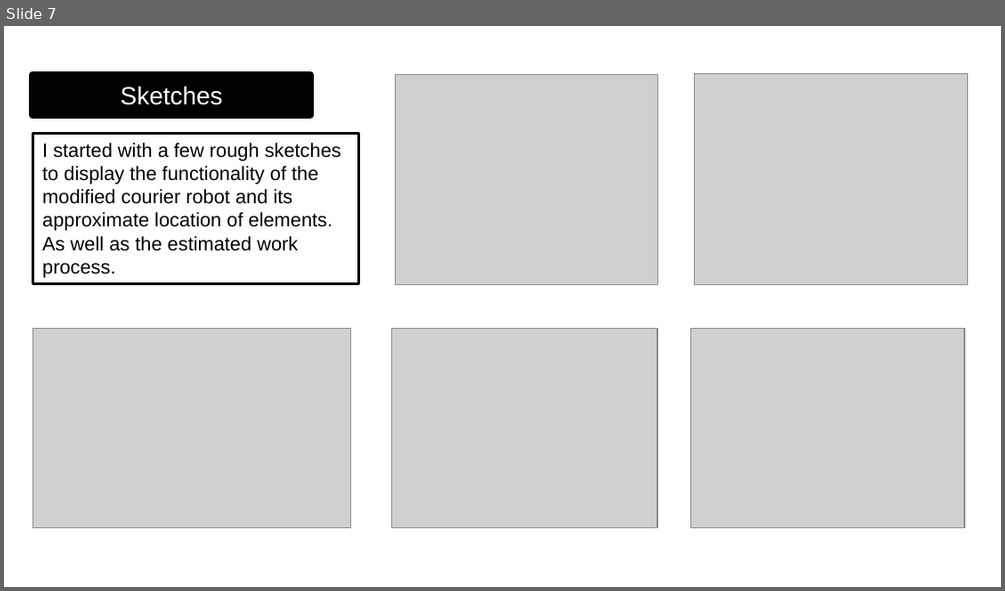
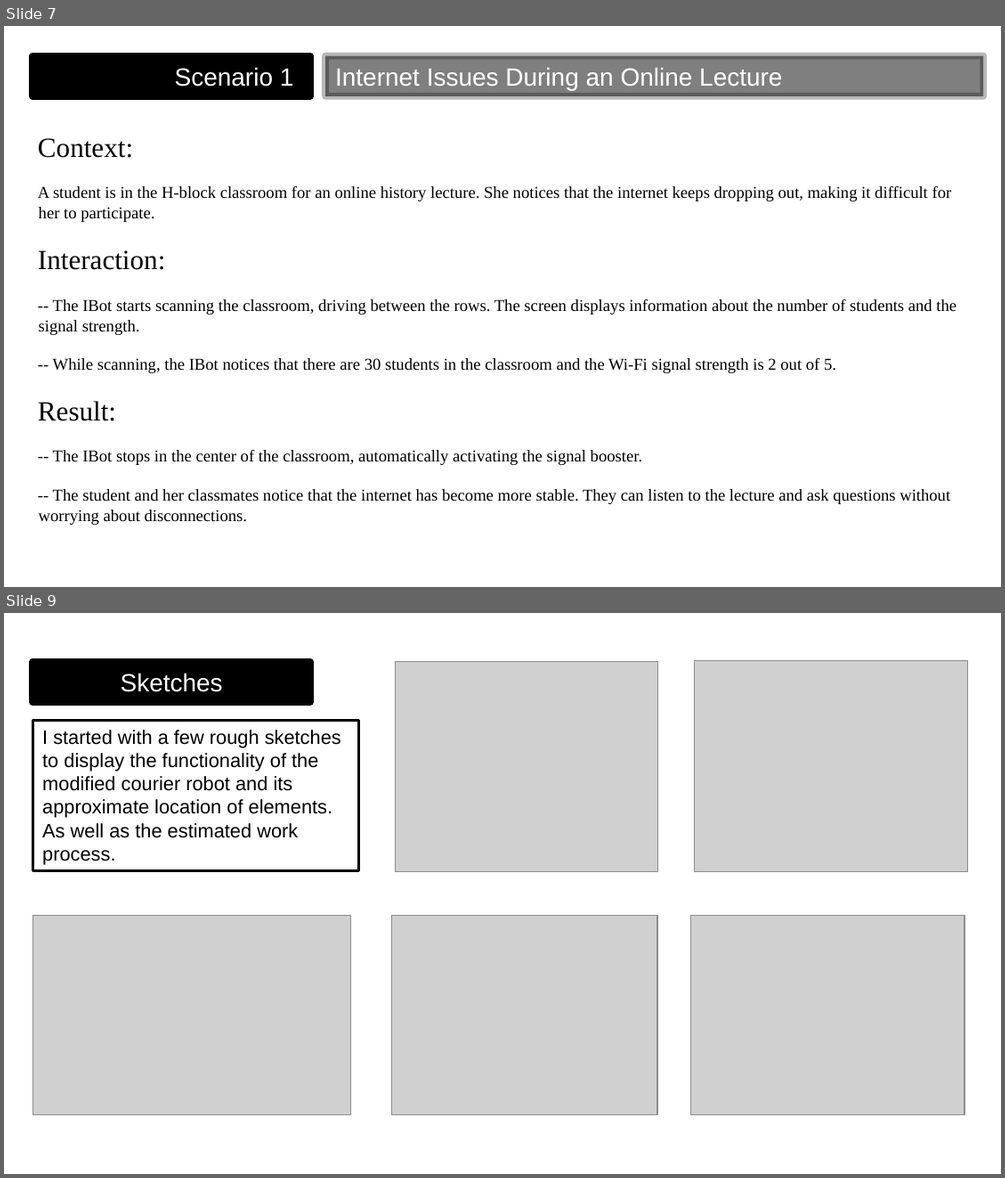
Before and after one commit to AdykGC/AdykGC.github.io, a slide deck: images/aboutme/PRJ-1.pptx. Shown one above the other, each under a label of ours: slide 7 before the commit, slides 7 and 9 after it; the slides between them are not shown. The pictures are 1005x591 and 1005x1178 pixels, drawn with LibreOffice and Linux fonts; fonts in the diff are those of the drawing; grey boxes stand for pictures. Boxes give left, top, right and bottom in pixels: in the first picture for what was removed or moved away, otherwise in the second. Text is boxed around its words. In the diff, an @@ line names an element or a change of style, - is before the commit and + after.

```diff
--- a/images/aboutme/PRJ-1.pptx
+++ b/images/aboutme/PRJ-1.pptx
@@ slide 7 added at bbox=[4, 26, 1001, 587], background #FFFFFF @@
@@ rectangle added at bbox=[32, 56, 311, 95], fill #000000, outline #000000 5 pt, 18 pt, text #FFFFFF @@
+Scenario 1
@@ rectangle added at bbox=[325, 56, 983, 95], fill #000000 at 50% opacity, outline #000000 5 pt, 18 pt, text #FFFFFF @@
+Internet Issues During an Online Lecture
@@ text added at bbox=[38, 138, 956, 524], 12 pt, text #000000 @@
+Context:
+A student is in the H-block classroom for an online history lecture. She notices that the internet keeps dropping out, making it difficult for her to participate.
+Interaction:
+-- The IBot starts scanning the classroom, driving between the rows. The screen displays information about the number of students and the signal strength.
+-- While scanning, the IBot notices that there are 30 students in the classroom and the Wi-Fi signal strength is 2 out of 5.
+Result:
+-- The IBot stops in the center of the classroom, automatically activating the signal booster.
+-- The student and her classmates notice that the internet has become more stable. They can listen to the lecture and ask questions without worrying about disconnections.
@@ what was slide 7 is now slide 9 @@
```
Also in this commit, not shown: 1 other slide added.
